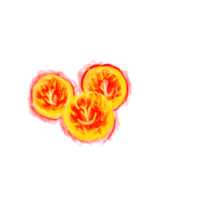
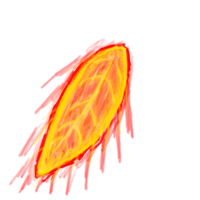
Revision of a layered 200×200 image; what changed, layer by layer:
added layer "solar feathers light" above "solar feathers color" over [34, 43, 128, 183]
added layer "solar feathers color" above "solar feathers glow" over [22, 43, 131, 189]
added layer "solar feathers glow" above "flare pearls light" over [8, 38, 134, 196]
hid "flare pearls light" over [32, 66, 125, 140]
hid "flare pearls color" over [32, 65, 127, 142]
hid "flare pearls glow" over [26, 59, 133, 147]
